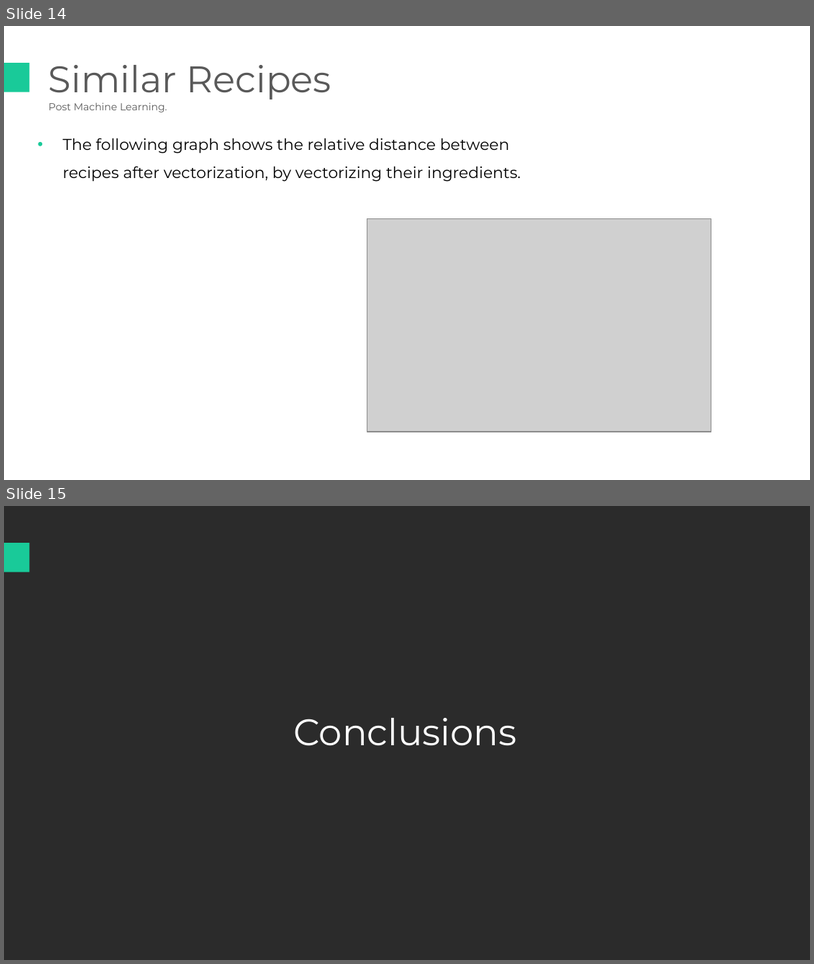
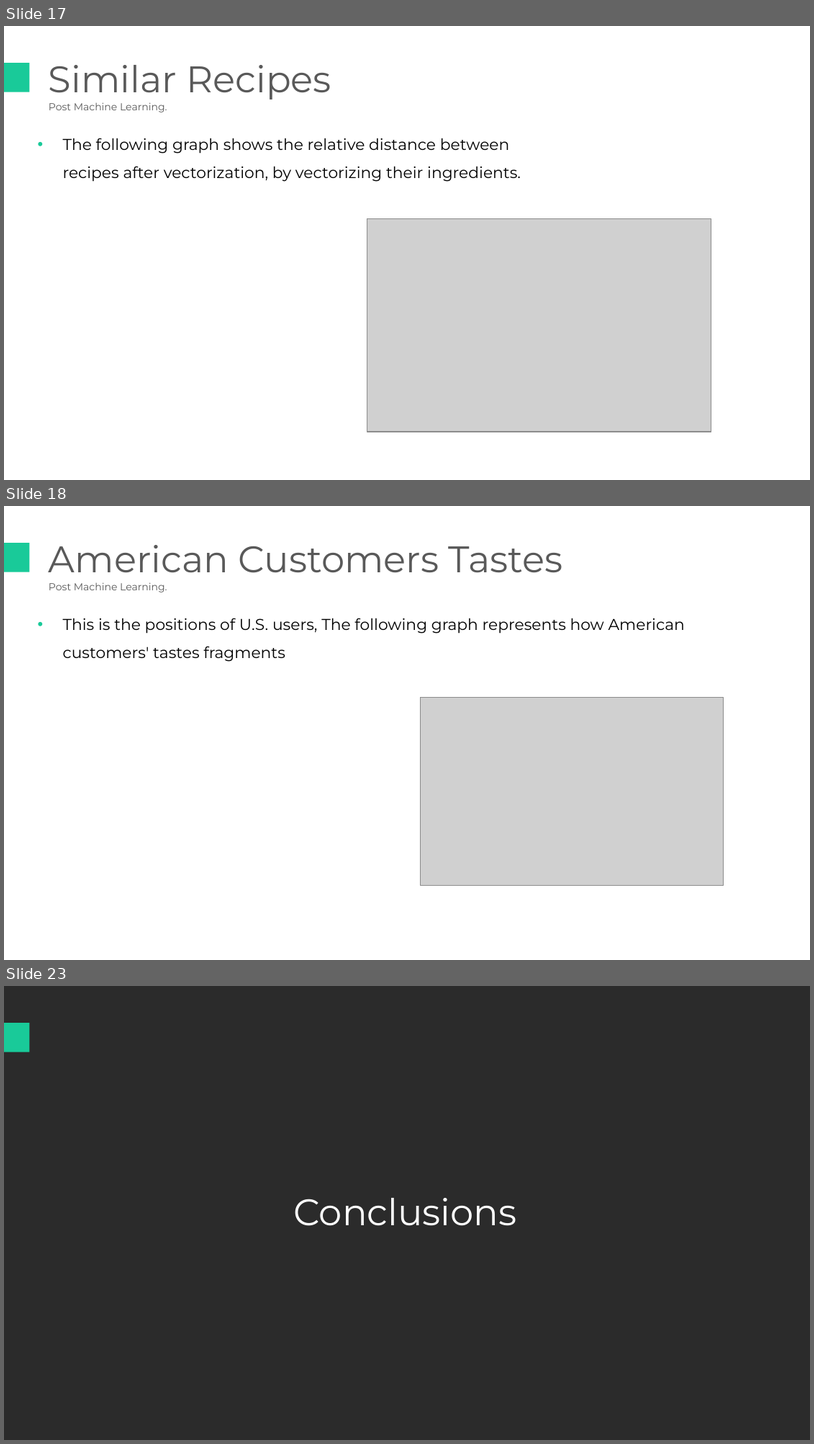
Before and after one commit to tuxiqae/Friecipe, a slide deck: Data Scince - Fricipe.pptx. Shown one above the other, each under a label of ours: slides 14 and 15 before the commit, slides 17, 18 and 23 after it; the slides between them are not shown. The pictures are 814x964 and 814x1444 pixels, drawn with LibreOffice and Linux fonts; fonts in the diff are those of the drawing; grey boxes stand for pictures; background and template pictures are left out; a plain dark background stands for a picture behind light text. Boxes give left, top, right and bottom in pixels: in the first picture for what was removed or moved away, otherwise in the second. Text is boxed around its words. In the diff, an @@ line names an element or a change of style, - is before the commit and + after.

```diff
--- a/Data Scince - Fricipe.pptx
+++ b/Data Scince - Fricipe.pptx
@@ slide 18 added at (4, 506, 810, 960), background #FFFFFF @@
@@ rectangle added at (4, 543, 30, 572), fill #19CA99 @@
@@ text added at (49, 545, 563, 592), 33 pt, text #595959 @@
+American Customers Tastes
+Post Machine Learning.
@@ text added at (63, 618, 685, 662), 14 pt, text #000000 @@
+• This is the positions of U.S. users, The following graph represents how American customers' tastes fragments
@@ picture added at (421, 697, 723, 885) @@
@@ what was slide 14 is now slide 17 @@
@@ what was slide 15 is now slide 23 @@
```
Also in this commit, not shown: 2 slides changed, 7 other slides added, 3 other files.
